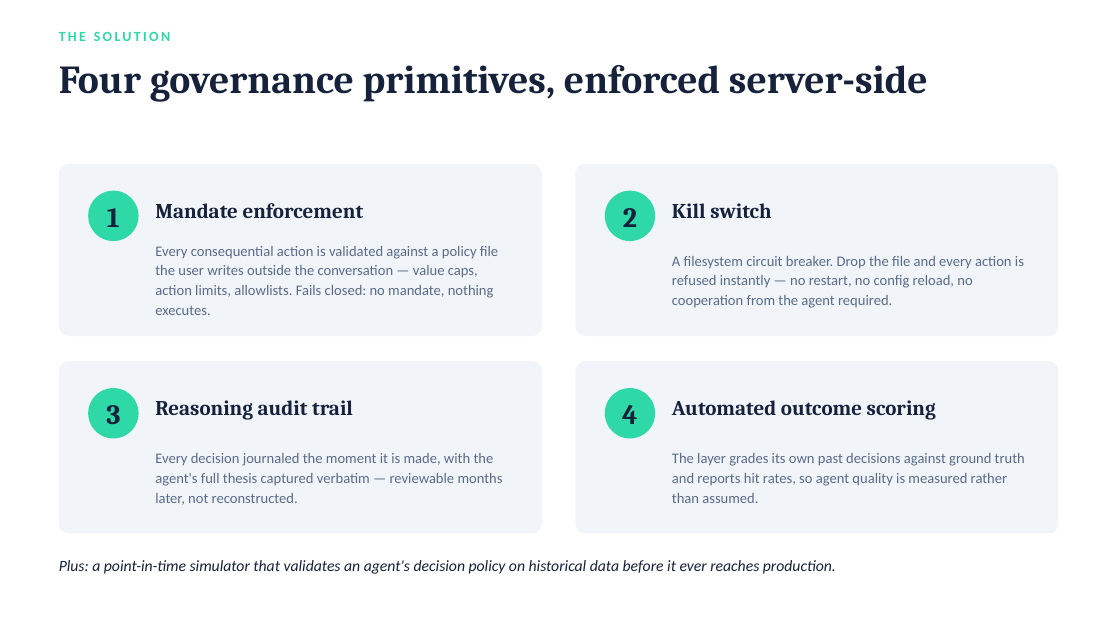
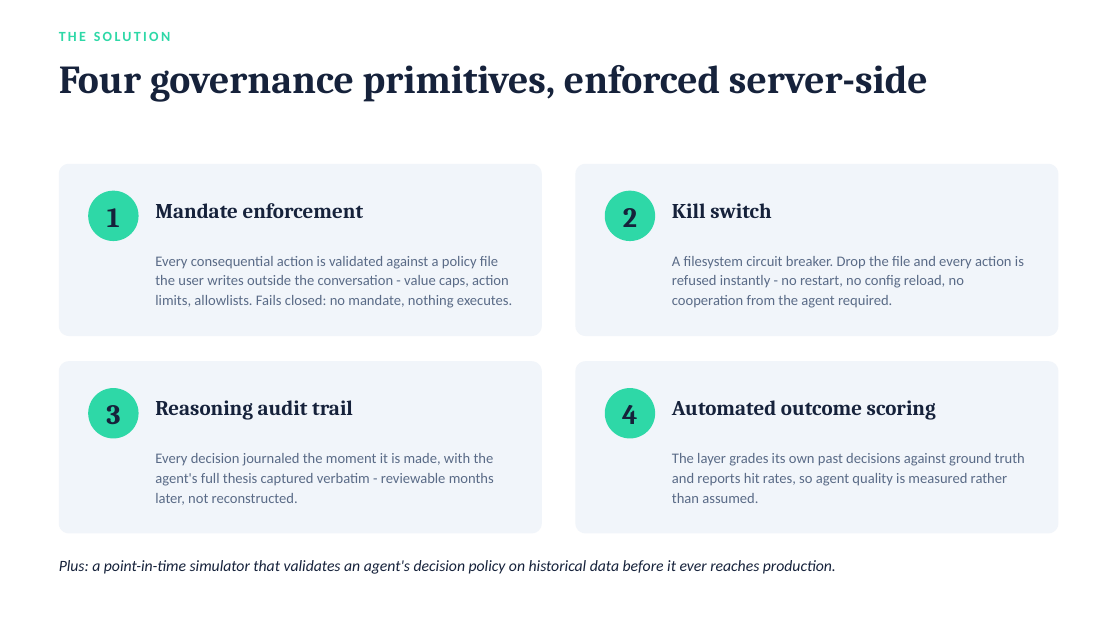
Before and after one commit to hasil7677/finLM, a slide deck: slide 5 of finLM_CodeStreet2026.pptx. Drawn at 1120x630 pixels with LibreOffice and Linux fonts; fonts in the diff are those of the drawing. Boxes give left, top, right and bottom in pixels: in the first picture for what was removed or moved away, otherwise in the second. Text is boxed around its words. In the diff, an @@ line names an element or a change of style, - is before the commit and + after.

```diff
--- a/finLM_CodeStreet2026.pptx
+++ b/finLM_CodeStreet2026.pptx
@@ text at box(155, 256, 512, 308): text changed @@
-Every consequential action is validated against a policy file the user writes outside the conversation — value caps, action limits, allowlists. Fails closed: no mandate, nothing executes.
+Every consequential action is validated against a policy file the user writes outside the conversation - value caps, action limits, allowlists. Fails closed: no mandate, nothing executes.
@@ text at box(672, 256, 1024, 308): text changed @@
-A filesystem circuit breaker. Drop the file and every action is refused instantly — no restart, no config reload, no cooperation from the agent required.
+A filesystem circuit breaker. Drop the file and every action is refused instantly - no restart, no config reload, no cooperation from the agent required.
@@ text at box(155, 453, 494, 505): text changed @@
-Every decision journaled the moment it is made, with the agent's full thesis captured verbatim — reviewable months later, not reconstructed.
+Every decision journaled the moment it is made, with the agent's full thesis captured verbatim - reviewable months later, not reconstructed.
```
Also in this commit, not shown: 10 other slides changed, 42 other files.
